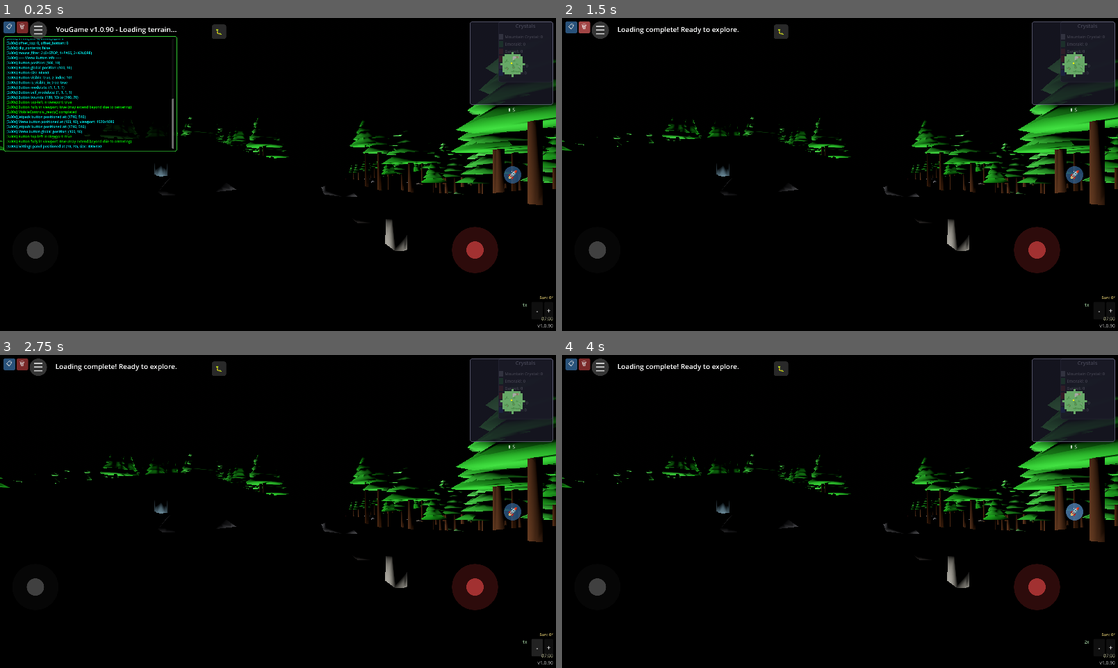
Above: before the commit, frames 1-4 (two rows, left to right).
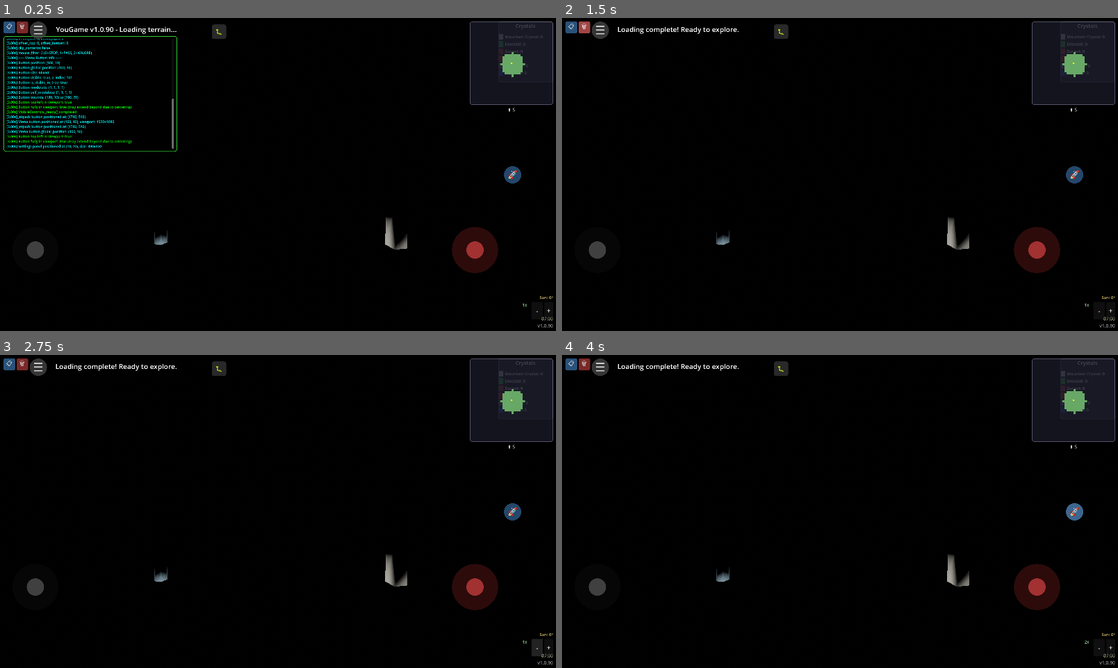
Above: after the commit, the same moments.

Repository: felix-dieterle/YouGame_godot4_public
Game: Godot game, scene res://scenes/main.tscn
The game is run twice, just before and just after one commit, with the same random seed, the same clock (stepped at 60 frames per second) and the same inputs.
Inputs:
- Up to frame 1 (0.25 s): no input
- Up to frame 2 (1.5 s): click "📋" at 0.5 s; click "🗑" at 1.25 s
- Up to frame 3 (2.75 s): click "-" at 2 s
- Up to frame 4 (4 s): click "+" at 2.75 s; click "🚀" at 3.5 s

The runs differ from the first frame. In frame 1, 5.2% of the frame differs, in the area x 0-100%, y 12-75%; in frame 2, 5.4%; in frame 3, 5.4%; in frame 4, 5.4%.
Error after the commit: Parse Error: Function "get_height_at_local_pos()" not found in base self. (res://scripts/chunk.gd:1762)

Commit message:
Add unique mountain chunk with cave generation system
Co-authored-by: felix-dieterle <1490062+felix-dieterle@users.noreply.github.com>

Diff:
--- a/scripts/chunk.gd
+++ b/scripts/chunk.gd
@@ -87,6 +87,19 @@
 const WOODPECKER_INTERVAL_MAX = 30.0  # Maximum seconds between woodpecker sounds
 const WOODPECKER_FOREST_DENSITY_THRESHOLD = 0.5  # Minimum forest density for woodpecker sounds
 
+# Unique high mountain chunk constants
+const UNIQUE_MOUNTAIN_CHUNK_MODULO = 73  # Hash modulo for unique mountain selection
+const UNIQUE_MOUNTAIN_CHUNK_VALUE = 42  # Target value for unique mountain chunk
+const MOUNTAIN_HEIGHT_MULTIPLIER = 40.0  # Extra tall mountains
+const MOUNTAIN_HEIGHT_OFFSET = 20.0  # High base elevation
+const CAVE_COUNT_MIN = 3  # Minimum number of caves
+const CAVE_COUNT_MAX = 5  # Maximum number of caves
+const CAVE_CHAMBER_RADIUS_MIN = 3.0  # Min radius of cave chambers
+const CAVE_CHAMBER_RADIUS_MAX = 6.0  # Max radius of cave chambers
+const CAVE_DEPTH = 5.0  # How deep caves go into mountain
+const CAVE_ENTRANCE_WIDTH = 2.5  # Width of cave entrance
+const MOUNTAIN_PATH_WIDTH = 1.5  # Narrower paths for mountain trails
+
 # ============================================================================
 # STATE VARIABLES
 # ============================================================================
@@ -125,6 +138,11 @@
 # Fishing boat data
 var placed_fishing_boat: MeshInstance3D = null  # Single fishing boat if placed
 
+# Unique mountain chunk data
+var is_unique_mountain: bool = false  # True if this is the unique high mountain chunk
+var cave_data: Array = []  # Array of cave chamber data (position, radius, entrance direction)
+var cave_mesh_instances: Array = []  # Array of cave interior MeshInstance3D
+
 # Ambient sound data
 var ambient_sound_player: AudioStreamPlayer3D = null  # For ambient sounds like woodpecker
 var woodpecker_timer: float = 0.0  # Timer for next woodpecker sound
@@ -163,8 +181,9 @@
 
 ## Generates all terrain data and visuals for this chunk
 ## This is the main entry point called after chunk creation
-## Pipeline: noise → heightmap → walkability → metadata → markers → lake → ocean → mesh → objects → paths → lighthouses → fishing boat → ambient sounds
+## Pipeline: noise → heightmap → walkability → metadata → markers → lake → ocean → mesh → objects → paths → caves → lighthouses → fishing boat → ambient sounds
 func generate() -> void:
+    _detect_unique_mountain()  # Check if this is the unique mountain chunk
     _setup_noise()
     _generate_heightmap()
     _calculate_walkability()
@@ -177,6 +196,7 @@
     _place_rocks()  # Add rocks to terrain
     _place_cluster_objects()
     _generate_paths()
+    _generate_caves_if_unique_mountain()  # Generate caves for unique mountain
     _place_lighthouses_if_coastal()
     _place_fishing_boat_if_coastal()
     _setup_ambient_sounds()  # Setup ambient sounds for dense forests
@@ -184,6 +204,12 @@
 # ============================================================================
 # TERRAIN GENERATION
 # ============================================================================
+
+## Detect if this chunk is the unique high mountain chunk
+func _detect_unique_mountain() -> void:
+    # Use hash-based selection similar to fishing boat
+    var mountain_chunk_hash = hash(Vector2i(chunk_x, chunk_z))
+    is_unique_mountain = (mountain_chunk_hash % UNIQUE_MOUNTAIN_CHUNK_MODULO) == UNIQUE_MOUNTAIN_CHUNK_VALUE
 
 func _setup_noise() -> void:
     noise = FastNoiseLite.new()
@@ -216,7 +242,11 @@
             var height_multiplier = 10.0
             var height_offset = 0.0
 
-            if biome_value > 0.3:
+            # Special handling for unique mountain chunk - make it VERY tall
+            if is_unique_mountain:
+                height_multiplier = MOUNTAIN_HEIGHT_MULTIPLIER
+                height_offset = MOUNTAIN_HEIGHT_OFFSET
+            elif biome_value > 0.3:
                 # Mountain region - higher elevation and more variation
                 height_multiplier = 20.0
                 height_offset = 10.0
@@ -1687,3 +1717,169 @@
             playback.push_frame(Vector2(sample, sample))
 
         frames_generated += frames_to_generate
+
+# ============================================================================
+# UNIQUE MOUNTAIN CAVE GENERATION
+# ============================================================================
+
+## Generate walkable caves for the unique high mountain chunk
+func _generate_caves_if_unique_mountain() -> void:
+    if not is_unique_mountain:
+        return
+
+    # Create RNG for cave generation
+    var rng = RandomNumberGenerator.new()
+    rng.seed = seed_value ^ hash(Vector2i(chunk_x, chunk_z)) ^ 999999
+
+    # Determine number of caves
+    var cave_count = rng.randi_range(CAVE_COUNT_MIN, CAVE_COUNT_MAX)
+
+    # Generate cave chambers at different elevations on the mountain
+    for cave_idx in range(cave_count):
+        var cave_chamber = _create_cave_chamber(rng, cave_idx, cave_count)
+        if cave_chamber:
+            cave_data.append(cave_chamber)
+            _create_cave_mesh(cave_chamber, rng)
+            _add_cave_narrative_marker(cave_chamber)
+
+## Create data for a single cave chamber
+func _create_cave_chamber(rng: RandomNumberGenerator, cave_idx: int, total_caves: int) -> Dictionary:
+    # Position caves at different heights up the mountain
+    # Start from mid-height and go up
+    var elevation_ratio = (cave_idx + 1.0) / (total_caves + 1.0)
+    var min_height = 15.0  # Start caves partway up the mountain
+    var max_height = 35.0  # Place caves up to near the peak
+    var target_height = min_height + (max_height - min_height) * elevation_ratio
+
+    # Find a suitable position on the mountainside at this height
+    var best_pos = Vector3.ZERO
+    var best_height_diff = 999999.0
+
+    # Sample positions around the chunk
+    for attempt in range(20):
+        var local_x = rng.randf_range(5.0, CHUNK_SIZE - 5.0)
+        var local_z = rng.randf_range(5.0, CHUNK_SIZE - 5.0)
+        var terrain_height = get_height_at_local_pos(local_x, local_z)
+        var height_diff = abs(terrain_height - target_height)
+
+        if height_diff < best_height_diff:
+            best_height_diff = height_diff
+            best_pos = Vector3(local_x, terrain_height, local_z)
+
+    # Create cave chamber data
+    var chamber = {
+        "position": best_pos,
+        "radius": rng.randf_range(CAVE_CHAMBER_RADIUS_MIN, CAVE_CHAMBER_RADIUS_MAX),
+        "entrance_direction": Vector3(rng.randf_range(-1.0, 1.0), 0, rng.randf_range(-1.0, 1.0)).normalized(),
+        "cave_index": cave_idx
+    }
+
+    return chamber
+
+## Create the 3D mesh for a cave chamber
+func _create_cave_mesh(chamber: Dictionary, rng: RandomNumberGenerator) -> void:
+    var cave_node = Node3D.new()
+    cave_node.name = "Cave_%d" % chamber["cave_index"]
+    cave_node.position = chamber["position"]
+
+    # Create cave interior mesh (hollow sphere with entrance)
+    var surface_tool = SurfaceTool.new()
+    surface_tool.begin(Mesh.PRIMITIVE_TRIANGLES)
+
+    var radius = chamber["radius"]
+    var segments = 12
+    var rings = 8
+
+    # Generate cave interior (inverted sphere for walls)
+    for ring in range(rings + 1):
+        var phi = PI * ring / rings
+        for segment in range(segments + 1):
+            var theta = 2.0 * PI * segment / segments
+
+            # Skip front section for cave entrance
+            var entrance_dir = chamber["entrance_direction"]
+            var point_dir = Vector3(sin(phi) * cos(theta), cos(phi), sin(phi) * sin(theta))
+
+            # Create entrance opening (skip vertices facing entrance direction)
+            if point_dir.dot(entrance_dir) > 0.3:
+                continue
+
+            # Vertex position (inverted normals for interior)
+            var x = radius * sin(phi) * cos(theta)
+            var y = radius * cos(phi)
+            var z = radius * sin(phi) * sin(theta)
+
+            # Set normal (pointing inward for cave interior)
+            surface_tool.set_normal(-point_dir)
+
+            # Set color (dark rock)
+            var rock_color = Color(0.3, 0.25, 0.2)
+            surface_tool.set_color(rock_color)
+
+            # Add vertex
+            surface_tool.add_vertex(Vector3(x, y, z))
+
+    # Add floor to cave
+    var floor_y = -radius * 0.8  # Flat floor slightly below center
+    var floor_segments = 8
+    for i in range(floor_segments):
+        var angle1 = 2.0 * PI * i / floor_segments
+        var angle2 = 2.0 * PI * (i + 1) / floor_segments
+
+        var floor_radius = radius * 0.9
+        var x1 = floor_radius * cos(angle1)
+        var z1 = floor_radius * sin(angle1)
+        var x2 = floor_radius * cos(angle2)
+        var z2 = floor_radius * sin(angle2)
+
+        # Floor triangle
+        surface_tool.set_normal(Vector3.UP)
+        surface_tool.set_color(Color(0.25, 0.2, 0.15))
+        surface_tool.add_vertex(Vector3(0, floor_y, 0))
+        surface_tool.add_vertex(Vector3(x1, floor_y, z1))
+        surface_tool.add_vertex(Vector3(x2, floor_y, z2))
+
+    # Commit mesh
+    var cave_mesh = surface_tool.commit()
+
+    # Create mesh instance
+    var cave_instance = MeshInstance3D.new()
+    cave_instance.mesh = cave_mesh
+
+    # Create simple material for cave
+    var cave_material = StandardMaterial3D.new()
+    cave_material.albedo_color = Color(0.3, 0.25, 0.2)
+    cave_material.roughness = 0.9
+    cave_material.metallic = 0.1
+    cave_instance.material_override = cave_material
+
+    # Enable shadows
+    cave_instance.cast_shadow = GeometryInstance3D.SHADOW_CASTING_SETTING_ON
+
+    # Add collision shape for cave interior
+    var static_body = StaticBody3D.new()
+    var collision_shape = CollisionShape3D.new()
+    var shape = ConcaveMeshShape3D.new()
+    shape.mesh = cave_mesh
+    collision_shape.shape = shape
+    static_body.add_child(collision_shape)
+    cave_node.add_child(static_body)
+
+    cave_node.add_child(cave_instance)
+    add_child(cave_node)
+    cave_mesh_instances.append(cave_instance)
+
+## Add narrative marker for cave chamber (for quests/crystals)
+func _add_cave_narrative_marker(chamber: Dictionary) -> void:
+    var pos = chamber["position"]
+    var marker = NarrativeMarker.new()
+    marker.marker_id = "cave_chamber_%d_%d_%d" % [chunk_x, chunk_z, chamber["cave_index"]]
+    marker.landmark_type = "cave_chamber"
+    marker.position = pos
+    marker.metadata = {
+        "biome": "mountain_cave",
+        "cave_index": chamber["cave_index"],
+        "radius": chamber["radius"]
+    }
+    narrative_markers.append(marker)
+    add_child(marker)
